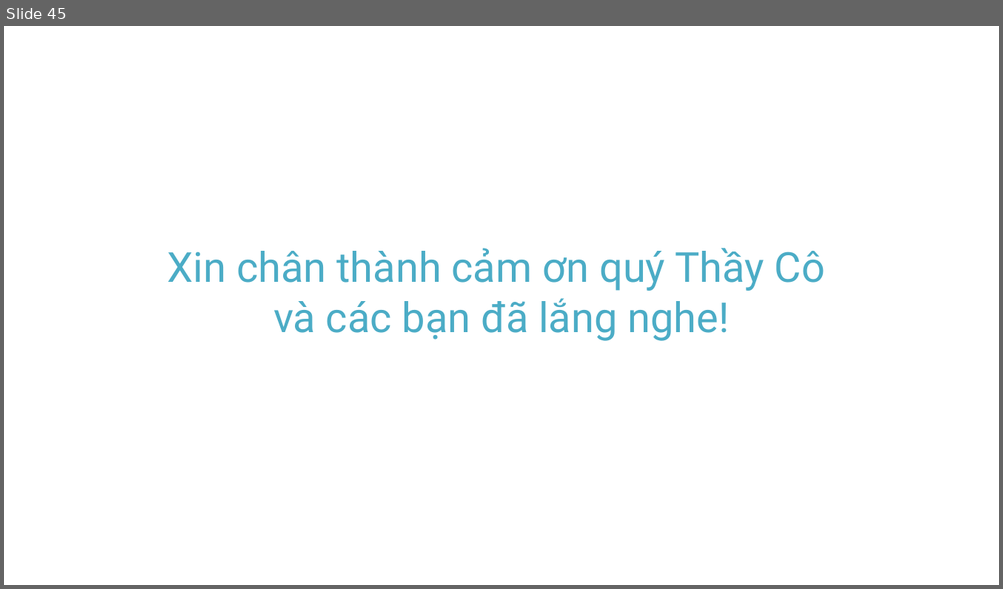
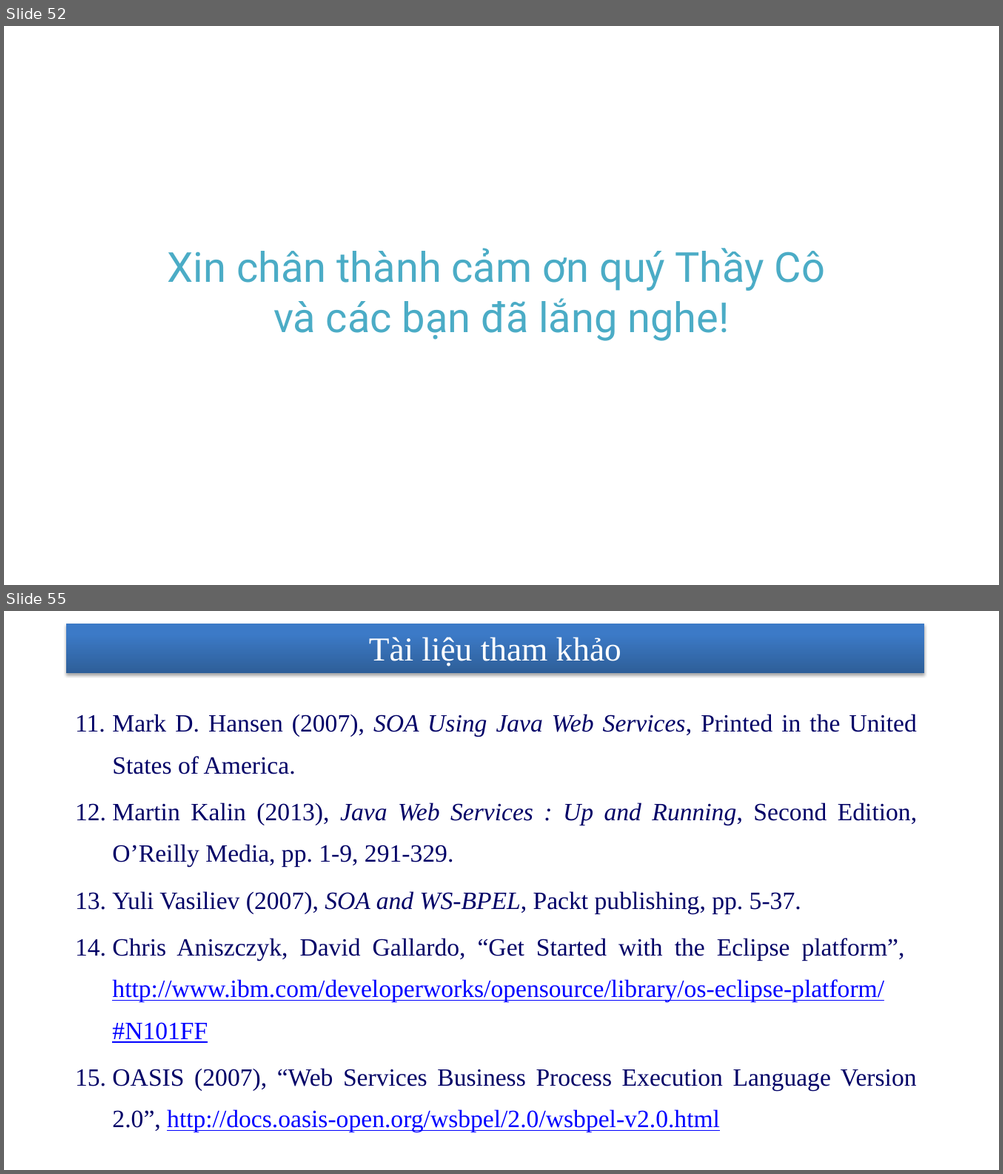
Before and after one commit to nhanhnt/LUANVAN, a slide deck: WORD/luanvan_nhanhnt_ver5.pptx. Shown one above the other, each under a label of ours: slide 45 before the commit, slides 52 and 55 after it; the slides between them are not shown. The pictures are 1003x589 and 1003x1174 pixels, drawn with LibreOffice and Linux fonts; fonts in the diff are those of the drawing; background and template pictures are left out. Boxes give left, top, right and bottom in pixels: in the first picture for what was removed or moved away, otherwise in the second. Text is boxed around its words. In the diff, an @@ line names an element or a change of style, - is before the commit and + after.

```diff
--- a/WORD/luanvan_nhanhnt_ver5.pptx
+++ b/WORD/luanvan_nhanhnt_ver5.pptx
@@ slide 55 added at [4, 611, 999, 1170], background picture (left out) @@
@@ rectangle added at [66, 624, 924, 673], fill gradient #2F5F99 to #3D7CC7 to #3A7CCB @@
@@ title added at [369, 637, 621, 667], 32.4 pt, text #FFFFFF @@
+Tài liệu tham khảo
@@ text added at [112, 714, 916, 1133], 24 pt, text #000066 @@
+11. Mark D. Hansen (2007), SOA Using Java Web Services, Printed in the United States of America.
+12. Martin Kalin (2013), Java Web Services : Up and Running, Second Edition, O’Reilly Media, pp. 1-9, 291-329.
+13. Yuli Vasiliev (2007), SOA and WS-BPEL, Packt publishing, pp. 5-37.
+14. Chris Aniszczyk, David Gallardo, “Get Started with the Eclipse platform”, http://www.ibm.com/developerworks/opensource/library/os-eclipse-platform/#N101FF
+15. OASIS (2007), “Web Services Business Process Execution Language Version 2.0”, http://docs.oasis-open.org/wsbpel/2.0/wsbpel-v2.0.html
@@ page number added at [681, 1132, 913, 1162], 14 pt, text #FFFFFF @@
+55
@@ what was slide 45 is now slide 52 @@
```
Also in this commit, not shown: 4 slides changed, 8 other slides added, 1 slide removed.
